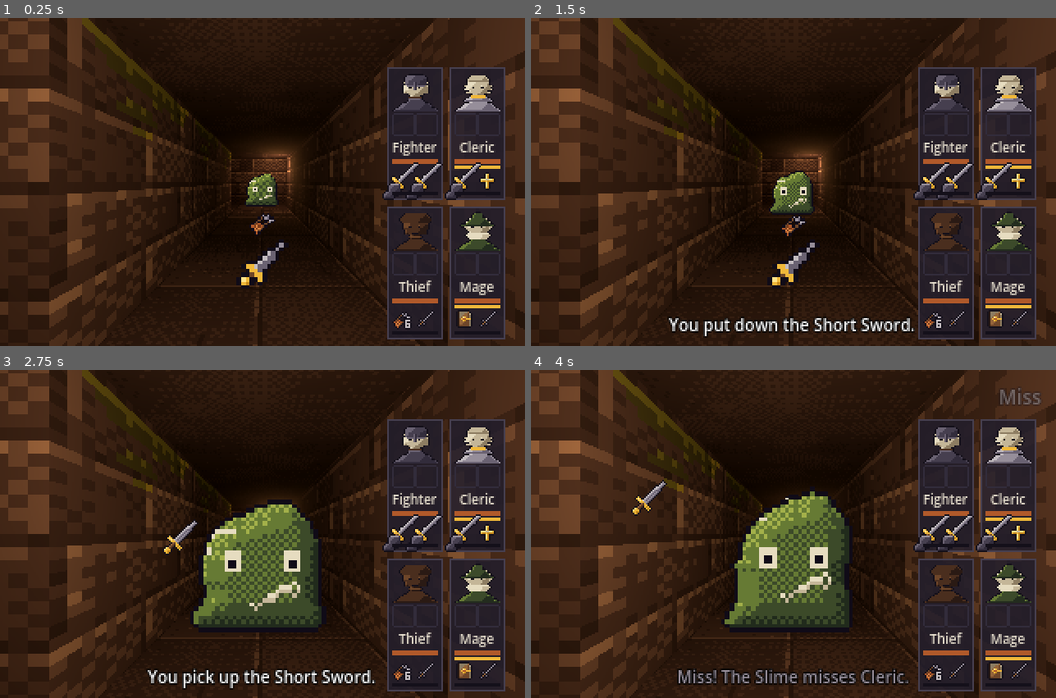
Above: before the commit, frames 1-4 (two rows, left to right).
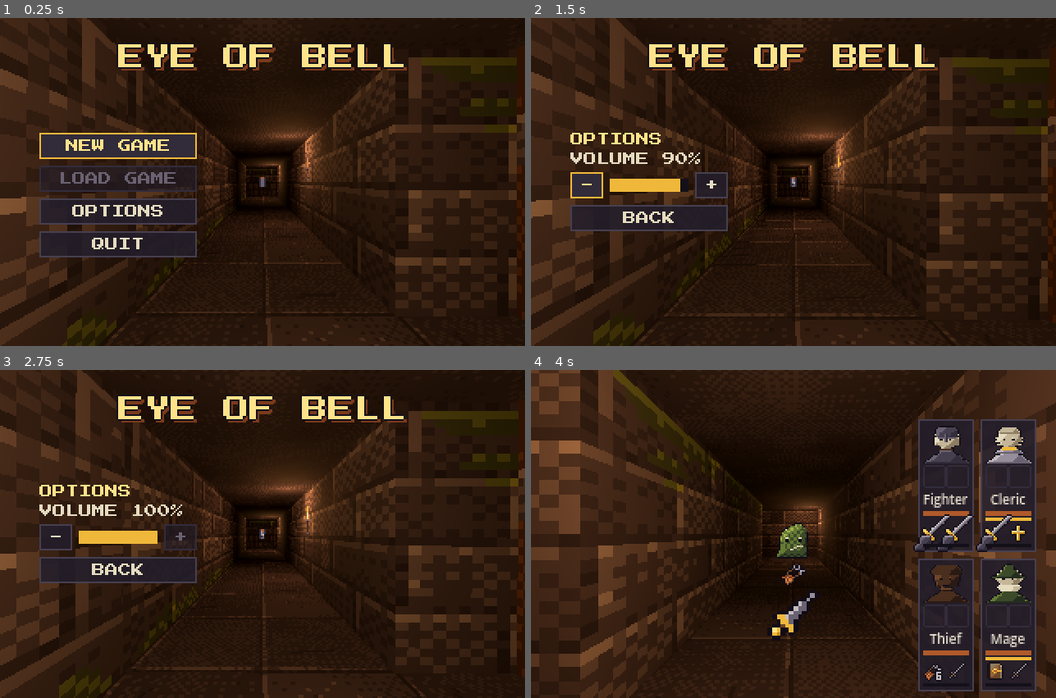
Above: after the commit, the same moments.

Repository: XrNrX/eye-of-bell
Game: Godot game, scene res://scenes/main_menu.tscn
Two runs of this game, one before a commit and one after it. Both use one fixed random seed, a clock stepped at 60 frames per second and the inputs below. Before the commit the project starts from res://scenes/main.tscn.
Inputs (mouse positions are in pixels of both pictures, inside the frame that each line leads up to):
- Up to frame 1 (0.25 s): no input
- Up to frame 2 (1.5 s): click (646, 211) at 0.5 s, where only the run after the commit has a clickable "OPTIONS"; click (588, 185) at 1.25 s, where only the run after the commit has a clickable "-"
- Up to frame 3 (2.75 s): click (178, 537) at 2 s, where only the run after the commit has a clickable "+"
- Up to frame 4 (4 s): click (646, 570) at 2.75 s, where only the run after the commit has a clickable "BACK"; click (646, 497) at 3.5 s, where only the run after the commit has a clickable "NEW GAME"

The runs differ from the first frame. In frame 1, 42% of the frame differs, in the area x 0-100%, y 0-100%; in frame 2, 41%; in frame 3, 45%; in frame 4, 9.1%.

Commit message:
Add a main menu as the startup scene
Torch-lit corridor background rendered with the game's own level builder and
textures at 320x200, Press Start 2P title (SIL OFL) with a palette drop
shadow, New Game / Load Game / Options (volume) / Quit. Settings saved to
user://settings.cfg. The dungeon builder gains a populate switch.

Co-Authored-By: Claude Sonnet 5.5 <noreply@anthropic.com>

Diff:
--- a/project.godot
+++ b/project.godot
@@ -11,7 +11,7 @@
 [application]
 
 config/name="Eye of Bell"
-run/main_scene="res://scenes/main.tscn"
+run/main_scene="res://scenes/main_menu.tscn"
 config/features=PackedStringArray("4.7", "Forward Plus")
 config/icon="res://icon.svg"
 
--- a/scenes/main_menu.tscn
+++ b/scenes/main_menu.tscn
@@ -1,44 +1,141 @@
-[gd_scene load_steps=2 format=3]
+[gd_scene load_steps=5 format=3]
 
 [ext_resource type="Script" path="res://scripts/main_menu.gd" id="1_menu"]
+[ext_resource type="Script" path="res://scripts/dungeon_builder.gd" id="2_dungeon"]
+[ext_resource type="Script" path="res://scripts/torch.gd" id="3_torch"]
 
-[node name="MainMenu" type="CanvasLayer"]
+[sub_resource type="Environment" id="Environment_dark"]
+background_mode = 1
+background_color = Color(0, 0, 0, 1)
+ambient_light_source = 1
+ambient_light_color = Color(0.05, 0.05, 0.07, 1)
+ambient_light_energy = 1.0
+
+[node name="MainMenu" type="Node3D"]
 script = ExtResource("1_menu")
 
-[node name="Background" type="ColorRect" parent="."]
+[node name="WorldEnvironment" type="WorldEnvironment" parent="."]
+environment = SubResource("Environment_dark")
+
+[node name="Dungeon" type="Node3D" parent="."]
+script = ExtResource("2_dungeon")
+populate = false
+
+[node name="Camera3D" type="Camera3D" parent="."]
+unique_name_in_owner = true
+transform = Transform3D(1, 0, 0, 0, 1, 0, 0, 0, 1, 0, 1, 0)
+fov = 75.0
+
+[node name="Torch" type="OmniLight3D" parent="Camera3D"]
+transform = Transform3D(1, 0, 0, 0, 1, 0, 0, 0, 1, 0, 0.4, 0)
+light_color = Color(1, 0.7, 0.4, 1)
+light_energy = 1.6
+omni_range = 9.0
+omni_attenuation = 1.5
+script = ExtResource("3_torch")
+
+[node name="Blip" type="AudioStreamPlayer" parent="."]
+unique_name_in_owner = true
+
+[node name="UI" type="CanvasLayer" parent="."]
+
+[node name="Root" type="Control" parent="UI"]
+unique_name_in_owner = true
+layout_mode = 3
 anchors_preset = 15
 anchor_right = 1.0
 anchor_bottom = 1.0
 grow_horizontal = 2
 grow_vertical = 2
-color = Color(0.078, 0.063, 0.102, 1)
+mouse_filter = 2
 
-[node name="Center" type="CenterContainer" parent="."]
-anchors_preset = 15
-anchor_right = 1.0
-anchor_bottom = 1.0
+[node name="Title" type="Label" parent="UI/Root"]
+unique_name_in_owner = true
+layout_mode = 1
+anchors_preset = 5
+anchor_left = 0.5
+anchor_right = 0.5
+offset_left = -160.0
+offset_top = 16.0
+offset_right = 160.0
+offset_bottom = 40.0
 grow_horizontal = 2
-grow_vertical = 2
-
-[node name="Box" type="VBoxContainer" parent="Center"]
-layout_mode = 2
-theme_override_constants/separation = 14
-
-[node name="Title" type="Label" parent="Center/Box"]
-layout_mode = 2
-theme_override_colors/font_color = Color(1, 0.85, 0.3, 1)
-theme_override_font_sizes/font_size = 22
-text = "Eye of Bell"
+text = "EYE OF BELL"
 horizontal_alignment = 1
 
-[node name="ContinueButton" type="Button" parent="Center/Box"]
+[node name="MenuBox" type="VBoxContainer" parent="UI/Root"]
+unique_name_in_owner = true
+layout_mode = 0
+offset_left = 24.0
+offset_top = 70.0
+offset_right = 120.0
+offset_bottom = 180.0
+theme_override_constants/separation = 4
+
+[node name="NewGameButton" type="Button" parent="UI/Root/MenuBox"]
 unique_name_in_owner = true
 layout_mode = 2
-theme_override_font_sizes/font_size = 12
-text = "Continue"
+text = "NEW GAME"
 
-[node name="NewGameButton" type="Button" parent="Center/Box"]
+[node name="LoadButton" type="Button" parent="UI/Root/MenuBox"]
 unique_name_in_owner = true
 layout_mode = 2
-theme_override_font_sizes/font_size = 12
-text = "New Game"
+text = "LOAD GAME"
+
+[node name="OptionsButton" type="Button" parent="UI/Root/MenuBox"]
+unique_name_in_owner = true
+layout_mode = 2
+text = "OPTIONS"
+
+[node name="QuitButton" type="Button" parent="UI/Root/MenuBox"]
+unique_name_in_owner = true
+layout_mode = 2
+text = "QUIT"
+
+[node name="OptionsBox" type="VBoxContainer" parent="UI/Root"]
+unique_name_in_owner = true
+visible = false
+layout_mode = 0
+offset_left = 24.0
+offset_top = 70.0
+offset_right = 120.0
+offset_bottom = 180.0
+theme_override_constants/separation = 4
+
+[node name="OptionsTitle" type="Label" parent="UI/Root/OptionsBox"]
+unique_name_in_owner = true
+layout_mode = 2
+text = "OPTIONS"
+
+[node name="VolumeLabel" type="Label" parent="UI/Root/OptionsBox"]
+unique_name_in_owner = true
+layout_mode = 2
+text = "VOLUME 100%"
+
+[node name="VolumeRow" type="HBoxContainer" parent="UI/Root/OptionsBox"]
+layout_mode = 2
+theme_override_constants/separation = 4
+
+[node name="VolumeDown" type="Button" parent="UI/Root/OptionsBox/VolumeRow"]
+unique_name_in_owner = true
+layout_mode = 2
+text = "-"
+
+[node name="VolumeBar" type="ProgressBar" parent="UI/Root/OptionsBox/VolumeRow"]
+unique_name_in_owner = true
+custom_minimum_size = Vector2(48, 8)
+layout_mode = 2
+size_flags_vertical = 4
+max_value = 100.0
+value = 100.0
+show_percentage = false
+
+[node name="VolumeUp" type="Button" parent="UI/Root/OptionsBox/VolumeRow"]
+unique_name_in_owner = true
+layout_mode = 2
+text = "+"
+
+[node name="BackButton" type="Button" parent="UI/Root/OptionsBox"]
+unique_name_in_owner = true
+layout_mode = 2
+text = "BACK"
--- a/scripts/dungeon_builder.gd
+++ b/scripts/dungeon_builder.gd
@@ -45,6 +45,10 @@
 const LEVER_PIXEL_SIZE := 0.05
 const LEVER_HEIGHT := 1.0
 
+## False builds just the architecture, torches, plates and levers: no items, no monsters. The
+## main menu uses this to show the level as a backdrop (see main_menu.gd).
+@export var populate := true
+
 var doors := {}       # Vector2i cell -> door MeshInstance3D
 var door_want := {}   # Vector2i cell -> true if the door is currently told to be open
 var door_tweens := {} # Vector2i cell -> the Tween moving it
@@ -104,10 +108,11 @@
 
 	for torch in DungeonMap.TORCHES:
 		_add_torch(Vector2i(torch.x, torch.y), torch.z)
-	for entry in DungeonMap.ITEMS:
-		place_item(entry.cell, ItemStack.of(load(entry.def), entry.get("count", 1)))
-	for entry in DungeonMap.MONSTERS:
-		spawn_monster(load(entry.def), entry.cell)
+	if populate:
+		for entry in DungeonMap.ITEMS:
+			place_item(entry.cell, ItemStack.of(load(entry.def), entry.get("count", 1)))
+		for entry in DungeonMap.MONSTERS:
+			spawn_monster(load(entry.def), entry.cell)
 	for plate in DungeonMap.PLATES:
 		_add_plate(plate.cell)
 	for lever in DungeonMap.LEVERS:
--- a/scripts/main_menu.gd
+++ b/scripts/main_menu.gd
@@ -1,22 +1,222 @@
-extends CanvasLayer
-## Minimal main menu: a title, a Continue button (only if a save exists) and a New Game
-## button that (re)starts the dungeon.
-## Reached from Game over's "Quit to Menu" button (see end_screen.gd). Placeholder:
-## expand with real menu options, a background scene, etc. whenever.
+extends Node3D
+## The main menu and the game's startup scene: a torch-lit corridor rendered with the
+## game's own level builder (scripts/dungeon_builder.gd, set to build the architecture
+## only), its textures and its torch light, at the game's 320x200 -- with the title and
+## the buttons drawn over it.
+##
+##   NEW GAME   starts a fresh run
+##   LOAD GAME  loads the save (greyed out when there isn't one)
+##   OPTIONS    master volume (see settings.gd), kept between sessions
+##   QUIT       exits
+##
+## Also reached from Game over's "Quit to Menu" (see end_screen.gd).
+##
+## The look: Press Start 2P (a free pixel font under the SIL Open Font License, see
+## art/fonts/OFL.txt) in sizes that are multiples of 8, so every pixel lands on the grid;
+## its import settings turn anti-aliasing and hinting off, so keep them off. The title has
+## a palette-coloured drop shadow. All colours are the game's palette.
 
 const MAIN_SCENE := "res://scenes/main.tscn"
 const SaveGame := preload("res://scripts/save_game.gd")
-
+const Settings := preload("res://scripts/settings.gd")
+const DungeonMap := preload("res://scripts/dungeon_map.gd")
+const FONT := preload("res://art/fonts/PressStart2P-Regular.ttf")
+
+# Palette colours (tools/art/palette.json).
+const INK := Color("14101a")
+const STONE_900 := Color("231e2b")
+const STONE_800 := Color("322c3b")
+const STONE_700 := Color("463f4f")
+const STONE_500 := Color("6a6272")
+const STONE_100 := Color("c3bcc0")
+const RUST_700 := Color("7a3a1c")
+const BONE_300 := Color("e6dcc0")
+const TORCH_700 := Color("c78a1e")
+const TORCH_500 := Color("f0b83a")
+const TORCH_300 := Color("ffe38a")
+
+const TITLE_SIZE := 16        # Two native pixels per font pixel: chunky.
+const TEXT_SIZE := 8          # One.
+const VIEW_CELL := Vector2i(1, 7)  # Camera starts in this cell of the level, facing east...
+const VIEW_FACING_DEG := -90.0     # ...down the long south corridor (torches on the right wall).
+const SWAY := 0.035           # How far the camera drifts, in world units, so the view is alive.
+const VOLUME_STEP := 0.1
+
+@onready var camera: Camera3D = %Camera3D
+@onready var root_ui: Control = %Root
+@onready var title: Label = %Title
+@onready var menu_box: VBoxContainer = %MenuBox
+@onready var options_box: VBoxContainer = %OptionsBox
 @onready var new_game_button: Button = %NewGameButton
-@onready var continue_button: Button = %ContinueButton
+@onready var load_button: Button = %LoadButton
+@onready var options_button: Button = %OptionsButton
+@onready var quit_button: Button = %QuitButton
+@onready var options_title: Label = %OptionsTitle
+@onready var volume_label: Label = %VolumeLabel
+@onready var volume_bar: ProgressBar = %VolumeBar
+@onready var volume_down: Button = %VolumeDown
+@onready var volume_up: Button = %VolumeUp
+@onready var back_button: Button = %BackButton
+@onready var blip: AudioStreamPlayer = %Blip
+
+var time := 0.0
+var base_position: Vector3
 
 
 func _ready() -> void:
+	Settings.apply()
+	root_ui.theme = _make_theme()
+	options_title.add_theme_color_override("font_color", TORCH_300)
+	_style_title()
+
+	# The camera: a hand's breadth inside the corridor's west end, looking east.
+	var world := DungeonMap.cell_to_world(VIEW_CELL)
+	base_position = Vector3(world.x - 0.6, 1.0, world.z)
+	camera.position = base_position
+	camera.rotation_degrees.y = VIEW_FACING_DEG
+
 	new_game_button.pressed.connect(_on_new_game_pressed)
-	continue_button.visible = SaveGame.has_save()
-	continue_button.pressed.connect(func(): SaveGame.load_game(get_tree()))
-	(continue_button if continue_button.visible else new_game_button).grab_focus()  # So Enter / Space also work.
+	load_button.pressed.connect(_on_load_pressed)
+	options_button.pressed.connect(_show_options.bind(true))
+	quit_button.pressed.connect(func(): get_tree().quit())
+	back_button.pressed.connect(_show_options.bind(false))
+	volume_down.pressed.connect(_change_volume.bind(-VOLUME_STEP))
+	volume_up.pressed.connect(_change_volume.bind(VOLUME_STEP))
+
+	load_button.disabled = not SaveGame.has_save()  # Nothing to load yet: greyed out.
+	blip.stream = _make_blip()
+	_refresh_volume()
+	new_game_button.grab_focus()  # So Enter / Space and the arrow keys work straight away.
+
+
+func _process(delta: float) -> void:
+	# A slow drift and a hint of roll, as if the torch-bearer were breathing.
+	time += delta
+	camera.position = base_position + Vector3(sin(time * 0.31) * SWAY, sin(time * 0.53) * SWAY * 0.6, sin(time * 0.23) * SWAY)
+	camera.rotation_degrees.z = sin(time * 0.37) * 0.35
+
+
+func _unhandled_input(event: InputEvent) -> void:
+	if not options_box.visible:
+		return
+	if event.is_action_pressed("ui_cancel"):
+		_show_options(false)
+		get_viewport().set_input_as_handled()
+	elif event.is_action_pressed("ui_left"):
+		_change_volume(-VOLUME_STEP)
+		get_viewport().set_input_as_handled()
+	elif event.is_action_pressed("ui_right"):
+		_change_volume(VOLUME_STEP)
+		get_viewport().set_input_as_handled()
 
 
 func _on_new_game_pressed() -> void:
 	get_tree().change_scene_to_file(MAIN_SCENE)
+
+
+func _on_load_pressed() -> void:
+	var error := SaveGame.load_game(get_tree())
+	if error != "":
+		load_button.text = "NO SAVE"  # (Can only happen if the file vanished since the menu opened.)
+		load_button.disabled = true
+
+
+func _show_options(open: bool) -> void:
+	menu_box.visible = not open
+	options_box.visible = open
+	(back_button if open else options_button).grab_focus()  # (+ and - may be greyed out; the keys work anyway)
+
+
+func _change_volume(delta: float) -> void:
+	Settings.set_volume(Settings.volume + delta)
+	_refresh_volume()
+	blip.play()  # So the new level can be heard (there is no other sound in the game yet).
+
+
+func _refresh_volume() -> void:
+	var percent := roundi(Settings.volume * 100.0)
+	volume_bar.value = percent
+	volume_label.text = "VOLUME %d%%" % percent if percent > 0 else "VOLUME OFF"
+	volume_down.disabled = percent <= 0
+	volume_up.disabled = percent >= 100
+
+
+# --------------------------------------------------------------------------
+# Look
+# --------------------------------------------------------------------------
+
+## The title: big, torch-yellow, with a rust-coloured drop shadow and a thin ink edge.
+func _style_title() -> void:
+	title.add_theme_font_override("font", FONT)
+	title.add_theme_font_size_override("font_size", TITLE_SIZE)
+	title.add_theme_color_override("font_color", TORCH_300)
+	title.add_theme_color_override("font_shadow_color", RUST_700)
+	title.add_theme_constant_override("shadow_offset_x", 2)
+	title.add_theme_constant_override("shadow_offset_y", 2)
+	title.add_theme_color_override("font_outline_color", INK)
+	title.add_theme_constant_override("outline_size", 2)
+
+
+func _make_theme() -> Theme:
+	var t := Theme.new()
+	t.default_font = FONT
+	t.default_font_size = TEXT_SIZE
+	t.set_color("font_color", "Label", BONE_300)
+
+	# Buttons: dark stone slabs; the hovered or focused one lights up like torchlight.
+	t.set_font("font", "Button", FONT)
+	t.set_font_size("font_size", "Button", TEXT_SIZE)
+	t.set_color("font_color", "Button", BONE_300)
+	t.set_color("font_hover_color", "Button", TORCH_300)
+	t.set_color("font_focus_color", "Button", TORCH_300)
+	t.set_color("font_pressed_color", "Button", TORCH_500)
+	t.set_color("font_disabled_color", "Button", STONE_500)
+	t.set_stylebox("normal", "Button", _slab(Color(STONE_900, 0.88), STONE_700))
+	t.set_stylebox("hover", "Button", _slab(Color(STONE_800, 0.95), TORCH_500))
+	t.set_stylebox("focus", "Button", _slab(Color(STONE_800, 0.95), TORCH_500))
+	t.set_stylebox("pressed", "Button", _slab(Color(STONE_700, 0.95), TORCH_300))
+	t.set_stylebox("disabled", "Button", _slab(Color(STONE_900, 0.6), STONE_800))
+	t.set_constant("h_separation", "Button", 0)
+
+	# The volume bar, drawn like the HUD's bars.
+	var back := StyleBoxFlat.new()
+	back.bg_color = INK
+	var fill := StyleBoxFlat.new()
+	fill.bg_color = TORCH_500
+	t.set_stylebox("background", "ProgressBar", back)
+	t.set_stylebox("fill", "ProgressBar", fill)
+	t.set_constant("outline_size", "Label", 0)
+	return t
+
+
+func _slab(fill: Color, edge: Color) -> StyleBoxFlat:
+	var s := StyleBoxFlat.new()
+	s.bg_color = fill
+	s.border_color = edge
+	s.set_border_width_all(1)
+	s.content_margin_left = 6
+	s.content_margin_right = 6
+	s.content_margin_top = 4
+	s.content_margin_bottom = 4
+	return s
+
+
+## A short square-wave beep, generated here (no audio files in the project yet).
+func _make_blip() -> AudioStreamWAV:
+	var rate := 22050
+	var samples := int(rate * 0.07)
+	var data := PackedByteArray()
+	data.resize(samples)
+	for i in samples:
+		var wave := 1.0 if int(i * 880.0 / rate) % 2 == 0 else -1.0
+		var envelope := 1.0 - float(i) / samples
+		data[i] = int(128.0 + wave * envelope * 60.0)
+	var wav := AudioStreamWAV.new()
+	wav.format = AudioStreamWAV.FORMAT_8_BITS
+	wav.mix_rate = rate
+	wav.stereo = false
+	# 8-bit WAV data is signed in Godot: convert from the unsigned form above.
+	for i in samples:
+		data[i] = (data[i] - 128) & 0xFF
+	wav.data = data
+	return wav
--- /dev/null
+++ b/scripts/settings.gd
@@ -0,0 +1,41 @@
+extends RefCounted
+## Player settings that outlive a run, saved to user://settings.cfg. Right now just the
+## master volume (the Options screen on the main menu). Use via preload:
+##     const Settings := preload("res://scripts/settings.gd")
+##     Settings.apply()              # at startup: push the saved values into the engine
+##     Settings.set_volume(0.7)      # change, apply and save
+##
+## Volume is a fraction 0..1 of full, applied to the Master audio bus (0 mutes). The game
+## has no sound yet, so this is groundwork: anything played later obeys it automatically.
+
+const SECTION := "audio"
+
+## Where the file lives. A var so tests can point it elsewhere and never touch a real one.
+static var path := "user://settings.cfg"
+static var volume := 1.0
+static var loaded := false
+
+
+## Read the file (once) and apply it. Safe to call repeatedly.
+static func apply() -> void:
+	if not loaded:
+		loaded = true
+		var cfg := ConfigFile.new()
+		if cfg.load(path) == OK:
+			volume = clampf(float(cfg.get_value(SECTION, "volume", 1.0)), 0.0, 1.0)
+	_push_to_engine()
+
+
+static func set_volume(value: float) -> void:
+	volume = clampf(snappedf(value, 0.05), 0.0, 1.0)
+	loaded = true
+	_push_to_engine()
+	var cfg := ConfigFile.new()
+	cfg.set_value(SECTION, "volume", volume)
+	cfg.save(path)
+
+
+static func _push_to_engine() -> void:
+	var bus := AudioServer.get_bus_index("Master")
+	AudioServer.set_bus_mute(bus, volume <= 0.0)
+	AudioServer.set_bus_volume_db(bus, linear_to_db(maxf(volume, 0.0001)))
Not shown, added: art/fonts/OFL.txt
Binary file added: art/fonts/PressStart2P-Regular.ttf
Not shown, added: art/fonts/PressStart2P-Regular.ttf.import
Not shown, added: scripts/settings.gd.uid
Not shown, changed: CLAUDE.md
